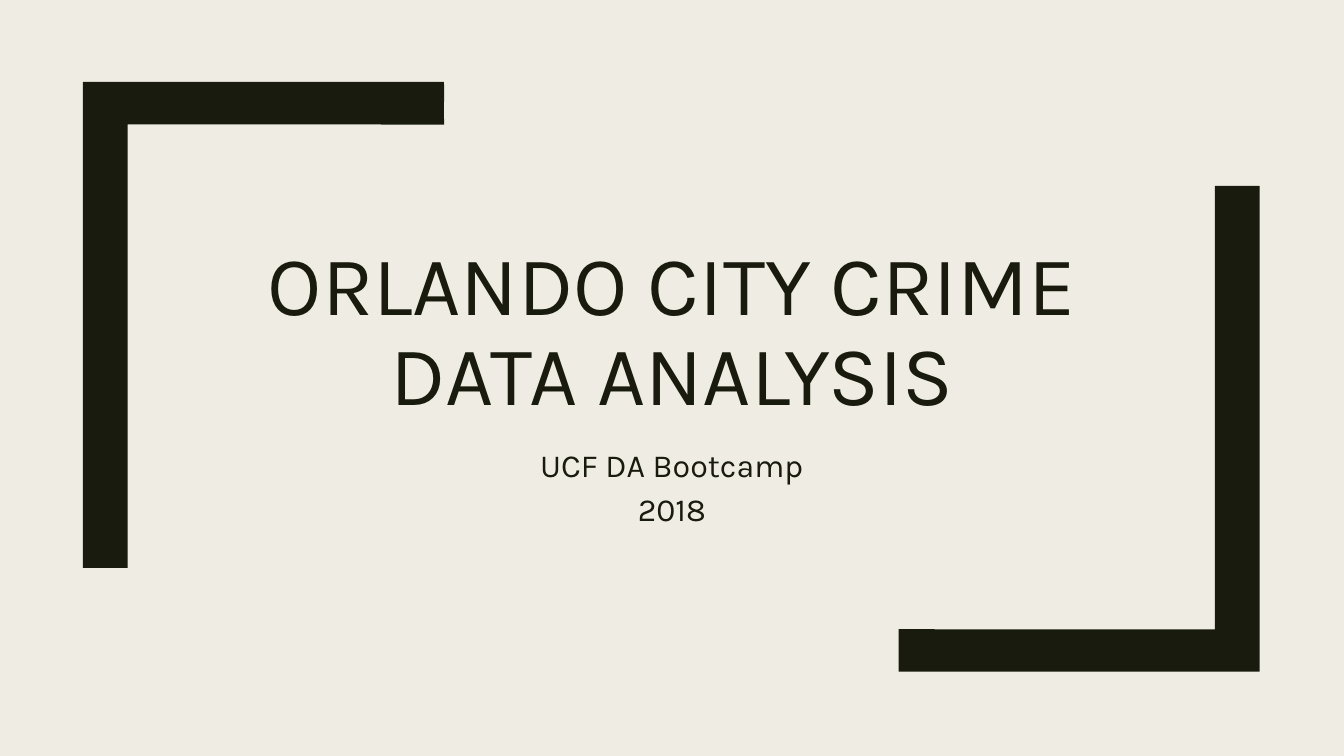
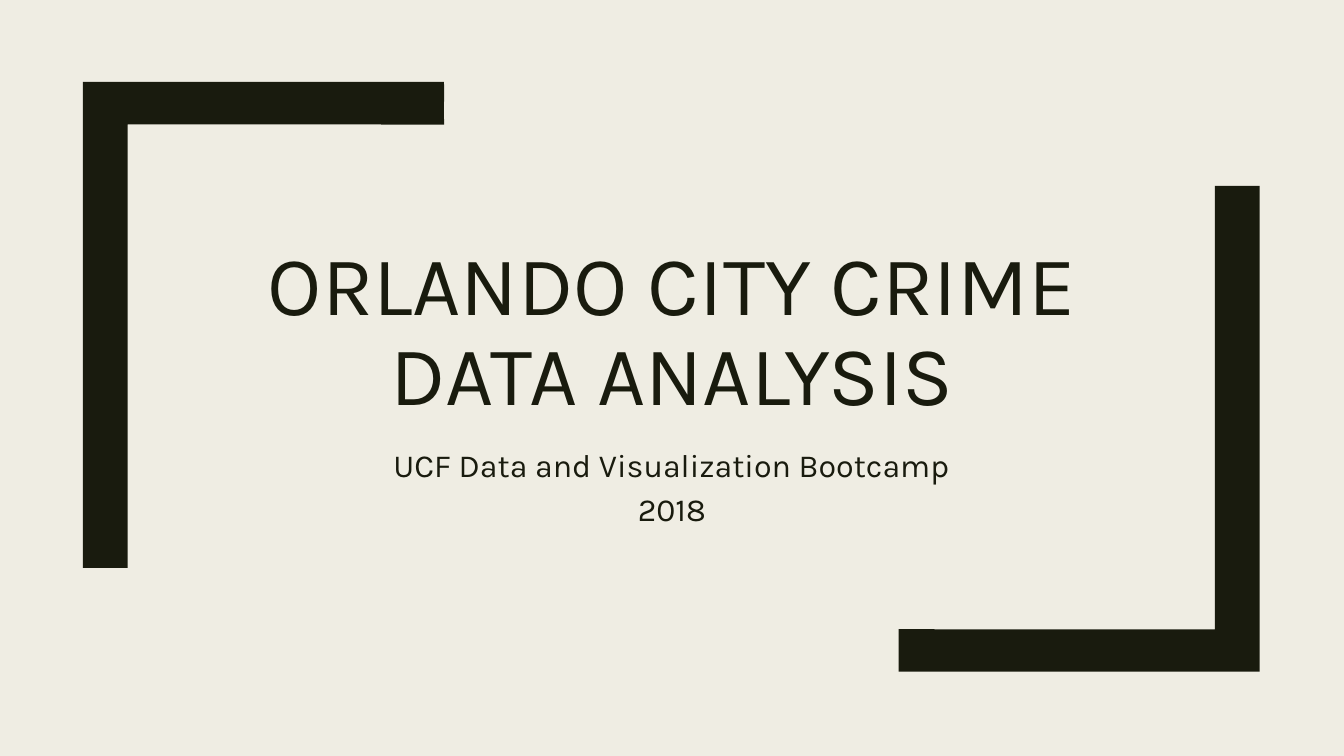
Before and after one commit to JCMedinaG/Project-1, a slide deck: slide 1 of CrimeDataPresentation.pptx. Drawn at 1344x756 pixels with LibreOffice and Linux fonts; fonts in the diff are those of the drawing. Boxes give left, top, right and bottom in pixels: in the first picture for what was removed or moved away, otherwise in the second. Text is boxed around its words. In the diff, an @@ line names an element or a change of style, - is before the commit and + after.

```diff
--- a/CrimeDataPresentation.pptx
+++ b/CrimeDataPresentation.pptx
@@ subtitle at [393, 455, 949, 485]: text changed @@
-UCF DA Bootcamp
+UCF Data and Visualization Bootcamp
```
